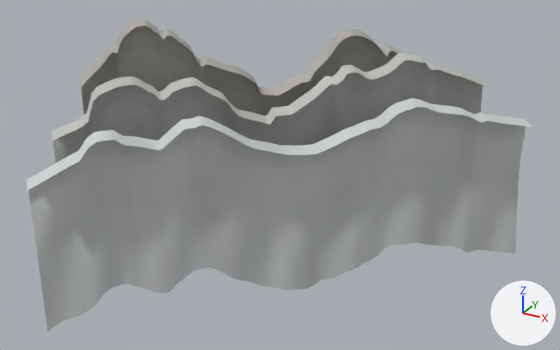
A saved change to the glTF model assets/env010/gorge-strata-v1.glb.
Camera for both pictures: a camera (50 mm lens) standing at (261.0, -439.0, 98.0) and looking at (57.0, -68.0, -88.0). The lights are fixed; the arrows at lower right show +X, +Y and +Z. The older version comes first. Vertices at exactly the same position are counted once.

In view in the first picture: 'front_buttress', 'middle_terraces', 'pale_horizon'.
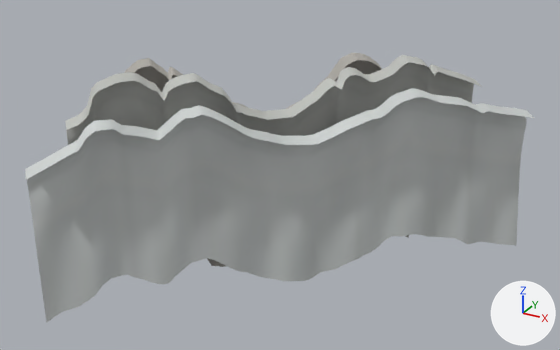
Location of each change, (x1, y1, x2, y2) in pixels of the pictures (560 x 350 px):
'pale_horizon', moved: before (27, 98, 532, 331); after (25, 89, 534, 323)
'middle_terraces', reshaped: before (52, 53, 490, 163); after (65, 55, 482, 145)
'front_buttress', reshaped (mostly hidden afterwards): before (80, 18, 405, 116); after (125, 53, 409, 267)

The change, as a diff of the scene's bpy script:
```diff
--- a/assets/env010/gorge-strata-v1.glb.py
+++ b/assets/env010/gorge-strata-v1.glb.py
@@ me_front_buttress @@
 # used by ob_front_buttress; location = (0.0, 0.0, 0.0)
-me_front_buttress.from_pydata(...)  # 1649 vertices, 3072 faces; spans x -52.0..120.0, y -119.0..53.0, z -161.0..0.0
+me_front_buttress.from_pydata(...)  # 1649 vertices, 3072 faces; spans x -28.0..110.0, y -112.0..30.0, z -175.0..-21.0
+# me_front_buttress part 1: 1649 of 1649 vertices moved; they spanned x -52.0..120.0, y -119.0..53.0, z -161.0..0.0 and now span x -28.0..110.0, y -112.0..30.0, z -175.0..-21.0; mean shift (7.0, -7.0, -15.0)
 me_front_buttress.materials.append(mat_layered_stone_vertex_colors)
@@ me_middle_terraces @@
 # used by ob_middle_terraces; location = (0.0, 0.0, 0.0)
-me_middle_terraces.from_pydata(...)  # 1377 vertices, 2560 faces; spans x -49.0..150.0, y -150.0..48.0, z -160.0..-25.0
+me_middle_terraces.from_pydata(...)  # 1377 vertices, 2560 faces; spans x -41.0..146.0, y -145.0..41.0, z -158.0..-24.0
+# me_middle_terraces part 2: 1377 of 1377 vertices moved; they spanned x -49.0..150.0, y -150.0..48.0, z -160.0..-25.0 and now span x -41.0..146.0, y -145.0..41.0, z -158.0..-24.0; mean shift (1.0, -1.0, 2.0)
 me_middle_terraces.materials.append(mat_layered_stone_vertex_colors)
@@ me_pale_horizon @@
 # used by ob_pale_horizon; location = (0.0, 0.0, 0.0)
-me_pale_horizon.from_pydata(...)  # 1105 vertices, 2048 faces; spans x -38.0..180.0, y -181.0..38.0, z -162.0..-43.0
+me_pale_horizon.from_pydata(...)  # 1105 vertices, 2048 faces; spans x -38.0..180.0, y -181.0..38.0, z -156.0..-37.0
+# me_pale_horizon part 3: the whole mesh is moved by (0.0, 0.0, 6.0)
 me_pale_horizon.materials.append(mat_layered_stone_vertex_colors)
```
